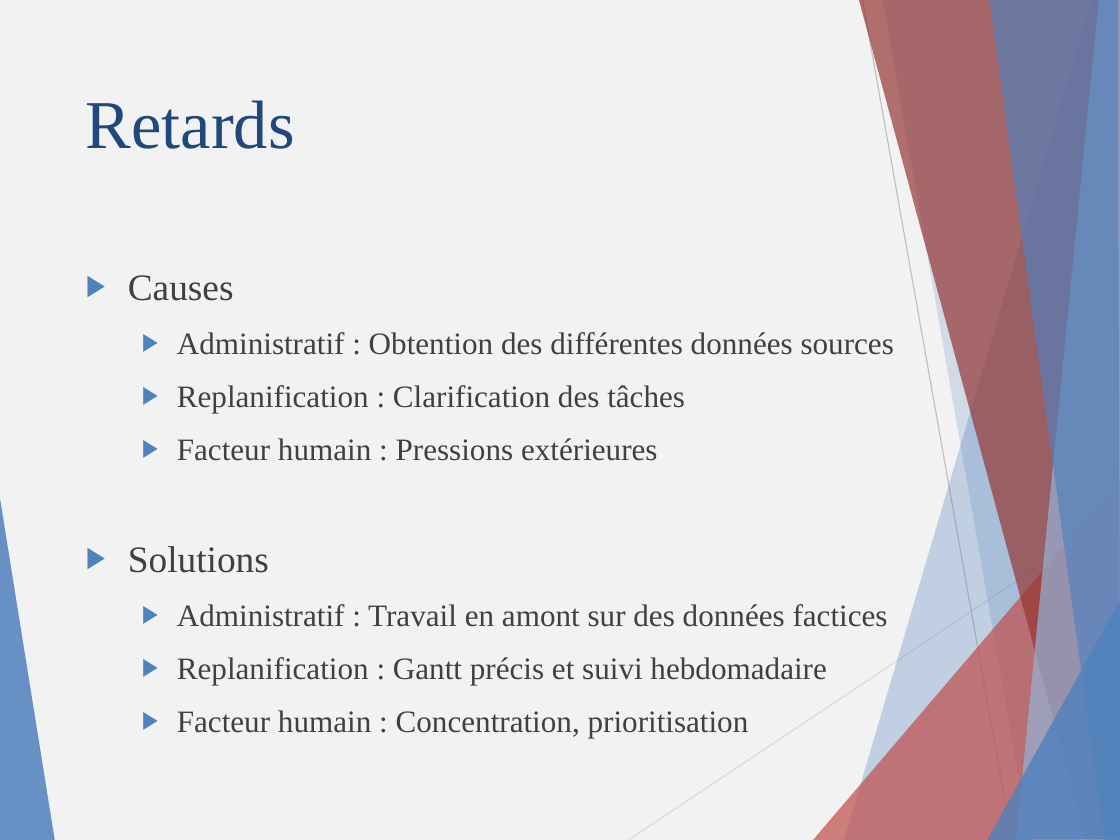
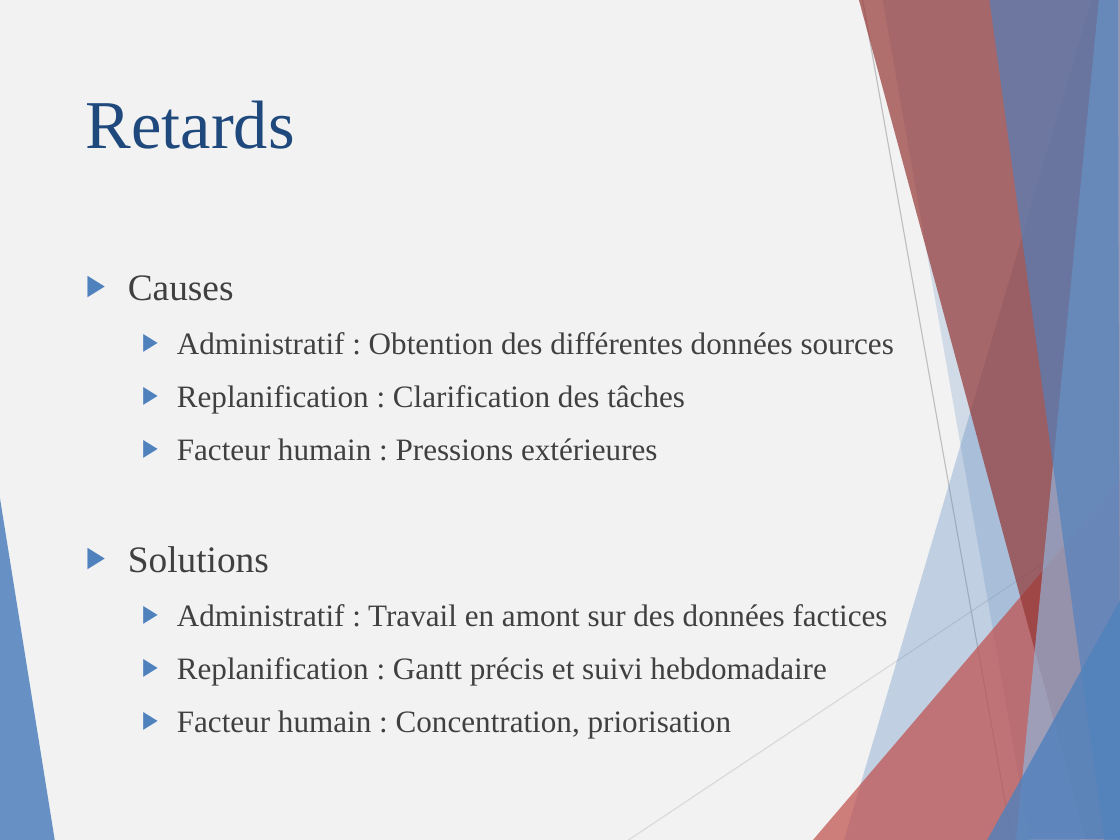
Before and after one commit to Nyahon/PRO, a slide deck: slide 11 of presentation/DARYLL.pptx. Drawn at 1120x840 pixels with LibreOffice and Linux fonts; fonts in the diff are those of the drawing. Boxes give left, top, right and bottom in pixels: in the first picture for what was removed or moved away, otherwise in the second. Text is boxed around its words. In the diff, an @@ line names an element or a change of style, - is before the commit and + after.

```diff
--- a/presentation/DARYLL.pptx
+++ b/presentation/DARYLL.pptx
@@ text at (177, 710, 732, 737): text changed @@
-  ▶ Facteur humain : Concentration, prioritisation
+  ▶ Facteur humain : Concentration, priorisation
```
Also in this commit, not shown: 8 other slides changed.
